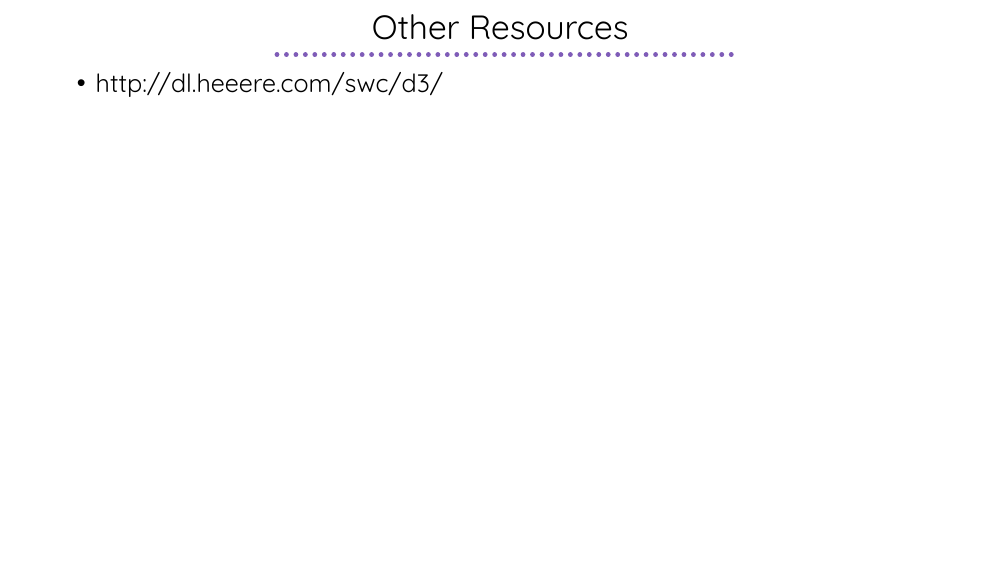
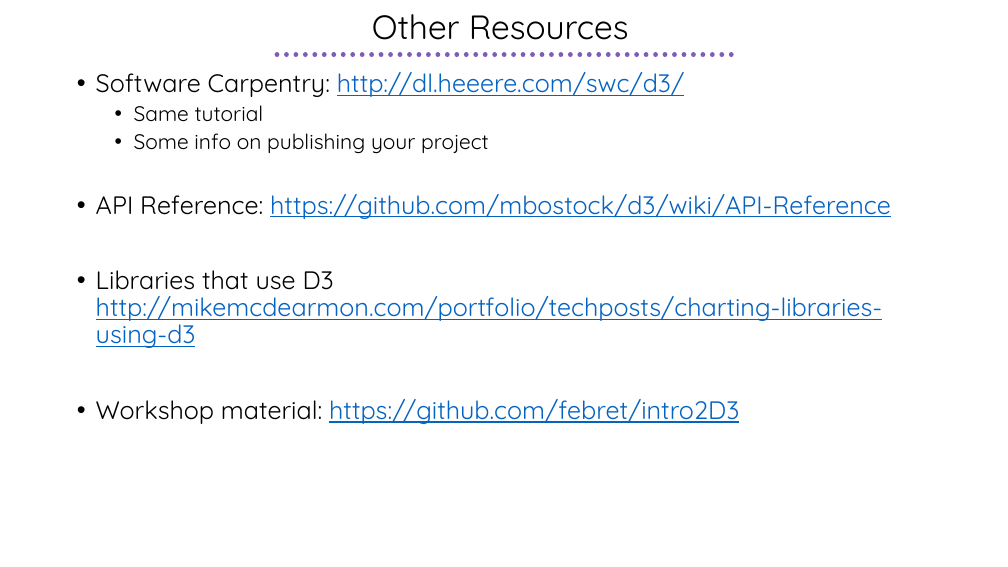
Before and after one commit to febret/intro2D3, a slide deck: slide 13 of Intro2D3.pptx. Drawn at 1008x567 pixels with LibreOffice and Linux fonts; fonts in the diff are those of the drawing. Boxes give left, top, right and bottom in pixels: in the first picture for what was removed or moved away, otherwise in the second. Text is boxed around its words. In the diff, an @@ line names an element or a change of style, - is before the commit and + after.

```diff
--- a/Intro2D3.pptx
+++ b/Intro2D3.pptx
@@ text at (96, 72, 891, 424): text changed; text colour #000000 to #0563C1 @@
-• http://dl.heeere.com/swc/d3/
+• Software Carpentry: http://dl.heeere.com/swc/d3/
+  • Same tutorial
+  • Some info on publishing your project
+• API Reference: https://github.com/mbostock/d3/wiki/API-Reference
+• Libraries that use D3 http://mikemcdearmon.com/portfolio/techposts/charting-libraries-using-d3
+• Workshop material: https://github.com/febret/intro2D3
```
Also in this commit, not shown: 4 other slides changed, 1 slide added, 1 slide removed, 1 other file.
